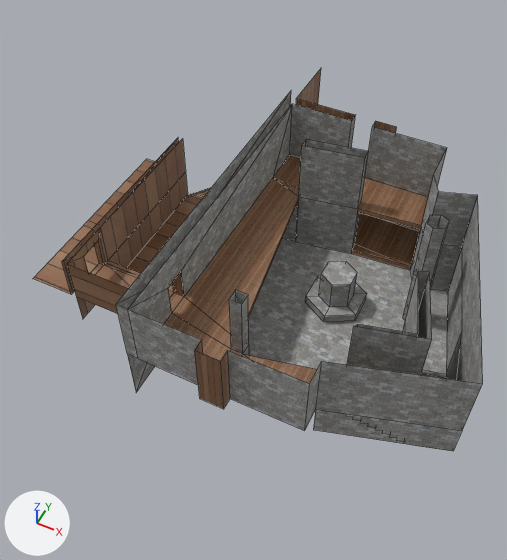
Two versions of the Blender file Enjune/Resources/Models/Calavera/Calavera.blend, one commit apart.
Camera for both pictures: a 50 mm camera at (21.1, -41.3, 50.4) aimed at (1.8, -2.8, 2.3). Lighting does not change. The marker at lower left points along +X, +Y and +Z. The older version comes first. Mesh edges are drawn as thin lines.
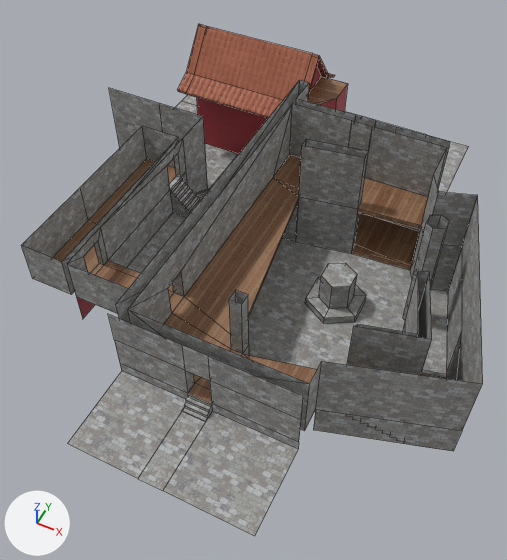
Where the change shows, as pixel boxes (x1, y1, x2, y2) in the pictures (507 x 560 px):
'Plane', reshaped (34% taller)
    before: (33, 68, 483, 451)
    after: (21, 24, 483, 536)
part 1 of me_plane, built on
    before: (100, 68, 376, 431)
    after: (21, 24, 468, 536)
part 2 of me_plane, surface changed
    before: (33, 98, 483, 445)
    after: (53, 98, 483, 445)
part 3 of me_plane, recoloured
    both: (62, 98, 397, 314)
part 4 of me_plane, recoloured
    both: (76, 297, 95, 318)

What changed in the scene script:
```text
Add img_white_concrete_png:
    img_white_concrete_png = load_image('white_concrete.png', 'white_concrete.png', 1024, 512, 'sRGB')
Add img_box_jpg:
    img_box_jpg = load_image('box.jpg', 'box.jpg', 2400, 2400, 'sRGB')
Add img_roof_png:
    img_roof_png = load_image('roof.png', 'roof.png', 1024, 1024, 'sRGB')
Add img_roof_displace_png:
    img_roof_displace_png = load_image('roof_displace.png', 'roof_displace.png', 1024, 1024, 'sRGB')
Add mat_img_white_concrete_png:
    mat_img_white_concrete_png = bpy.data.materials.new('IMG_white_concrete.png')
    # colours: red #e64a58
    # uses the picture img_white_concrete_png
Add mat_img_box_jpg:
    mat_img_box_jpg = principled_material('IMG_box.jpg')
    mat_img_box_jpg.texture = img_box_jpg
Add mat_img_roof_png:
    mat_img_roof_png = bpy.data.materials.new('IMG_roof.png')
    # uses the picture img_roof_displace_png
    # uses the picture img_roof_png
Change me_plane:
    used by ob_plane; location = (1.0, -16.0, 6.0)
    remove me_plane.from_pydata(...)  # 312 vertices, 213 faces; spans x -14.5..22.0, y -2.0..34.0, z -6.0..6.0
    add me_plane.from_pydata(...)  # 514 vertices, 357 faces, 5 loose edges; spans x -21.0..22.0, y -9.0..44.0, z -7.5..7.3
    me_plane part 1
    12 vertices are removed from x -10.0..6.0, y -2.0..34.0, z -5.5..6.0
    20 faces are deleted
    18 vertices in x 5.6..10.4, y 13.2..18.8, z -5.0..-2.0 move by (0.0, 0.0, -0.2)
    6 vertices in x 5.6..10.4, y 13.2..18.8, z -5.8 move by (0.0, 0.0, -0.3)
    3 vertices move from x -3.0..6.0, y -1.0..29.0, z 0.0 to x -3.0..5.0, y -1.0..31.0, z 0.0
    135 vertices are added at x -21.0..13.0, y -9.0..44.0, z -7.5..7.3
    7 new vertices lie (0.0, 0.0, 3.0) away from vertices in x 0.0..6.0, y -1.0..34.0, z 0.0
    6 new vertices lie (0.0, -1.0, 0.0) away from vertices in x -10.5..6.0, y -1.0..20.0, z 0.0..3.0
    5 new vertices lie (0.0, 0.0, -5.5) away from vertices in x -3.0..8.0, y 28.0..34.0, z 0.0
    5 new vertices lie (-6.0, 0.0, 0.0) away from vertices in x -15.0..3.0, y -2.0..44.0, z -5.5..6.0
    22 new vertices lie (8.0, 0.0, 0.0) away from vertices in x 0.0, y 31.7..37.0, z -5.5..0.0
    18 new vertices lie (0.0, 2.0, 0.0) away from vertices in x -9.8..-7.0, y 17.0, z -3.0..0.0
    8 new vertices lie (2.0, 0.0, 0.0) away from vertices in x 3.0, y -3.0..-2.1, z -1.0..0.0
    5 loose edges are added
    111 new faces join them, mat_img_cobblestone_jpg (picture img_cobblestone_jpg)
    3 new faces join them, mat_img_planks_jpg (picture img_planks_jpg)
    12 new faces join them, mat_img_white_concrete_png
    32 new faces join them, mat_img_roof_png
    me_plane part 2: 158 kept faces spanning x -14.5..22.0, y -1.0..31.0, z -6.1..6.0 get new texture (UV) coordinates
    me_plane part 3: 36 faces spanning x -10.5..8.0, y 2.0..30.0, z -5.5..6.0 switch from mat_img_planks_jpg (picture img_planks_jpg) to mat_img_cobblestone_jpg (picture img_cobblestone_jpg)
    me_plane part 4: 6 faces spanning x -10.5..18.0, y 2.0..12.0, z -6.0..3.0 switch from mat_img_planks_jpg (picture img_planks_jpg) to mat_img_white_concrete_png
    other edits to the shape of me_plane do not show in these pictures
    add me_plane.materials.append(mat_img_roof_png)
    add me_plane.materials.append(mat_img_box_jpg)  # picture img_box_jpg
```
